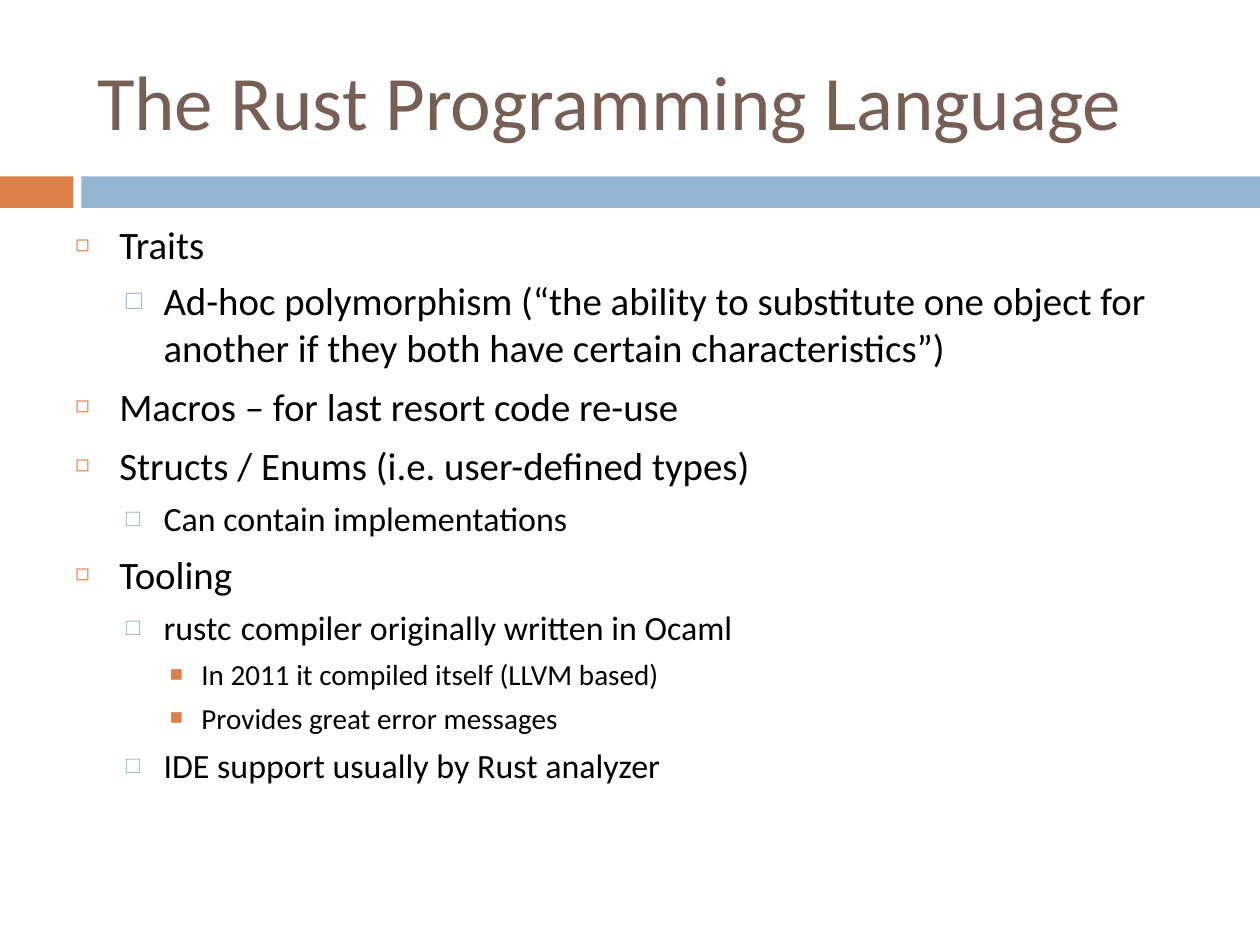
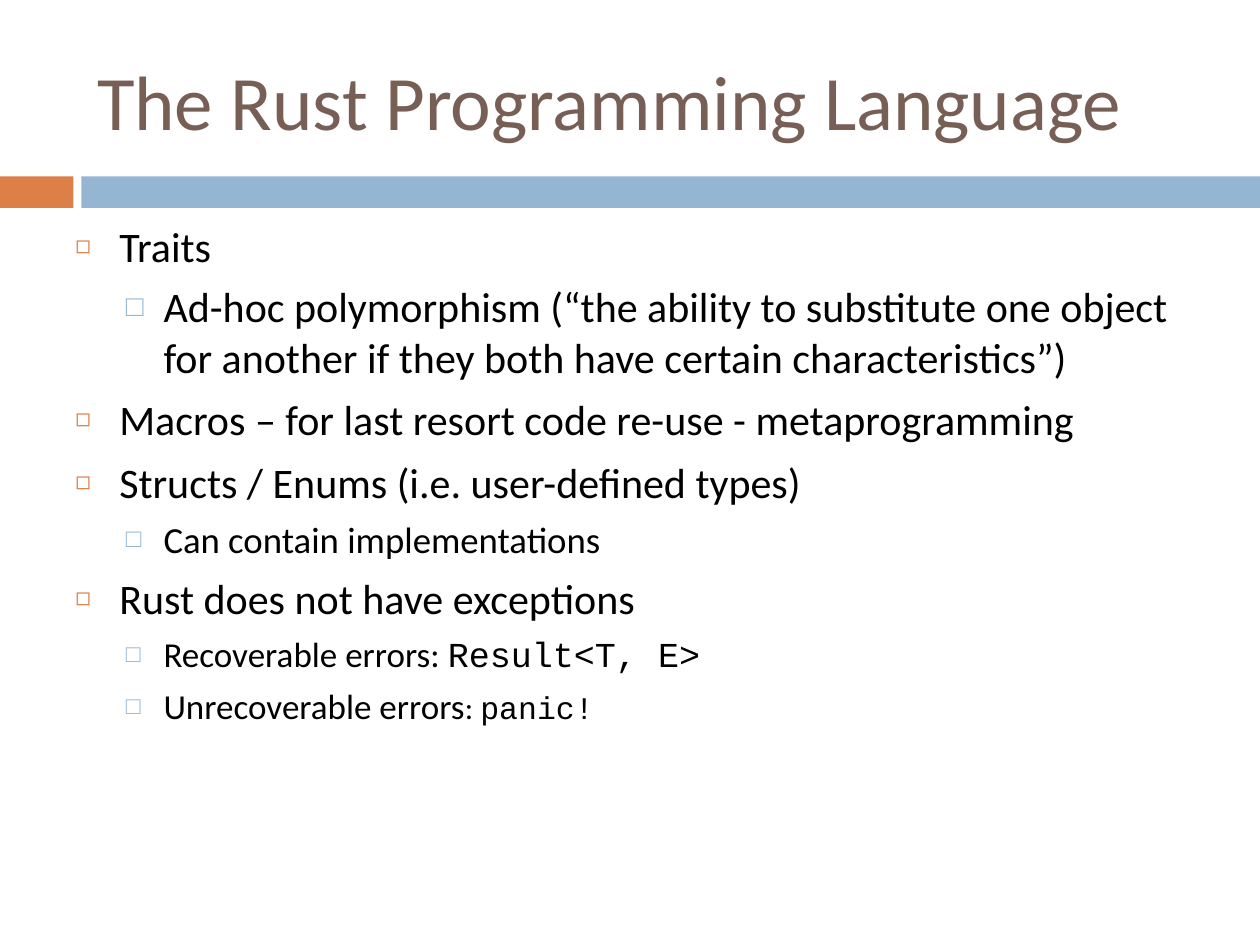
Before and after one commit to gclynch/rust, a slide deck: slide 6 of Rust session.ppt. Drawn at 1260x945 pixels with LibreOffice and Linux fonts; fonts in the diff are those of the drawing. Boxes give left, top, right and bottom in pixels: in the first picture for what was removed or moved away, otherwise in the second. Text is boxed around its words. In the diff, an @@ line names an element or a change of style, - is before the commit and + after.

```diff
--- a/Rust session.ppt
+++ b/Rust session.ppt
@@ text at (119, 233, 1167, 559): size 22.2 to 24 pt in "Traits", "Ad-hoc polymorphism (“the ability to substitute one ...", "Structs / Enums (i.e. user-defined types)"; size 19.4 to 21 pt in "Can contain implementations" @@
@@ text at (119, 405, 1074, 443): text changed; size 22.2 to 24 pt @@
-◻ Macros – for last resort code re-use
+◻ Macros – for last resort code re-use - metaprogramming
@@ text at (119, 584, 700, 726): text changed; size 19.4 to 20 pt @@
-◻ Tooling
-  □ rustc compiler originally written in Ocaml
-    ■ In 2011 it compiled itself (LLVM based)
-    ■ Provides great error messages
-  □ IDE support usually by Rust analyzer
+◻ Rust does not have exceptions
+  □ Recoverable errors: Result<T, E>
+  □ Unrecoverable errors: panic!
```
Also in this commit, not shown: 10 other slides changed, 6 slides added, 1 slide removed.
